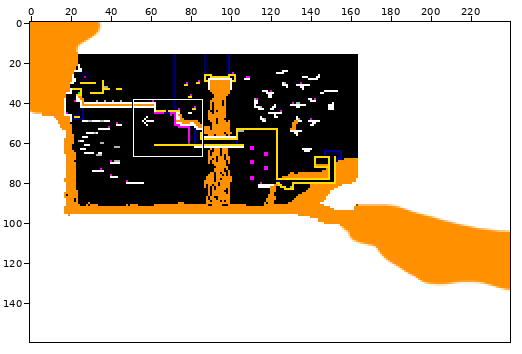
File history of a sprite sheet, core/assets/levels/level6.png. The first picture is a wide view before the edit; the outline marks the close-up.
Close-up. The starting point:
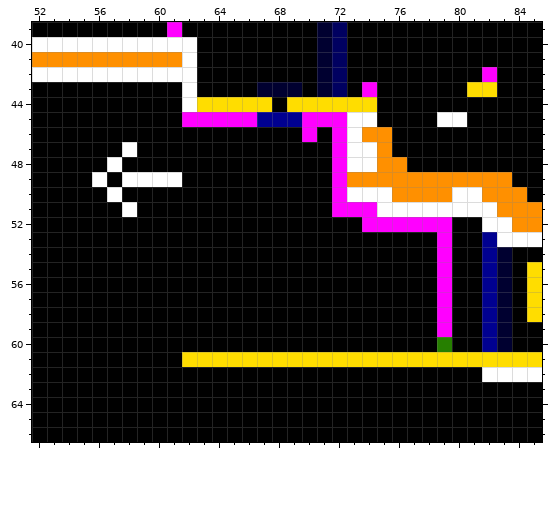
The file is 240x160 pixels. Colours within 5 levels of each other are drawn and written as one. Shown: x 52..85, y 39..66.
After the commit:
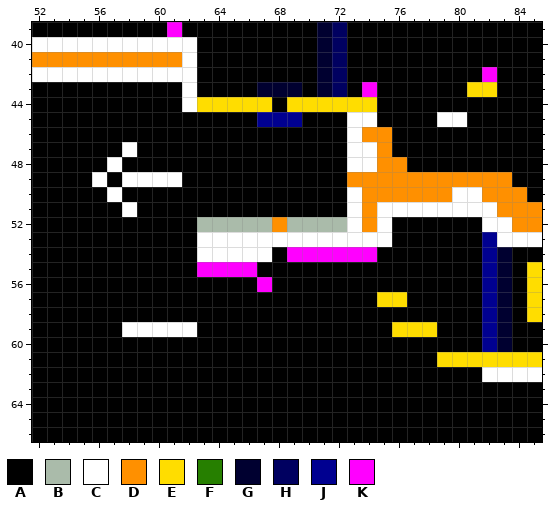
Palette (. is transparent): A #000000  B #aabbaa  C #ffffff  D #ff9000  E #ffdd00  F #267f00  G #000030  H #000060  J #000090  K #ff00ff
From old to new:
{"y":45,"x":62,"old":"KKKKK","new":"AAAAA"}
{"y":45,"x":70,"old":"KKK","new":"AAA"}
{"y":46,"x":70,"old":"K","new":"A"}
{"y":46,"x":72,"old":"K","new":"A"}
{"y":47,"x":72,"old":"K","new":"A"}
{"y":48,"x":72,"old":"K","new":"A"}
{"y":49,"x":72,"old":"K","new":"A"}
{"y":50,"x":72,"old":"K","new":"A"}
{"y":50,"x":74,"old":"CC","new":"DD"}
{"y":51,"x":72,"old":"KKK","new":"ACD"}
{"y":52,"x":63,"old":"AAAAAAAAAAAKKKKKK","new":"BBBBBDBBBBCDCAAAA"}
{"y":53,"x":63,"old":"AAAAAAAAAAAAA","new":"CCCCCCCCCCCCC"}
{"y":53,"x":79,"old":"K","new":"A"}
{"y":54,"x":63,"old":"AAAAA","new":"CCCCC"}
{"y":54,"x":69,"old":"AAAAAA","new":"KKKKKK"}
{"y":54,"x":79,"old":"K","new":"A"}
{"y":55,"x":63,"old":"AAAA","new":"KKKK"}
{"y":55,"x":79,"old":"K","new":"A"}
{"y":56,"x":67,"old":"A","new":"K"}
{"y":56,"x":79,"old":"K","new":"A"}
{"y":57,"x":75,"old":"AA","new":"EE"}
{"y":57,"x":79,"old":"K","new":"A"}
{"y":58,"x":79,"old":"K","new":"A"}
{"y":59,"x":58,"old":"AAAAA","new":"CCCCC"}
{"y":59,"x":76,"old":"AAAK","new":"EEEA"}
{"y":60,"x":79,"old":"F","new":"A"}
{"y":61,"x":62,"old":"EEEEEEEEEEEEEEEEE","new":"AAAAAAAAAAAAAAAAA"}
{"label":"changed","picture_box":[122,112,452,367]}
